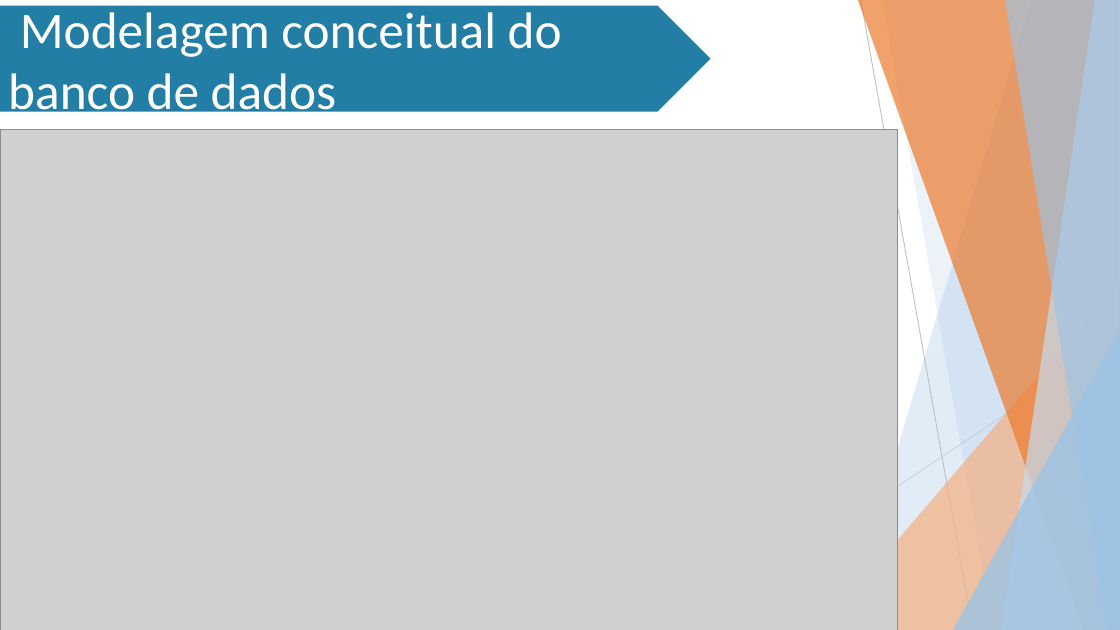
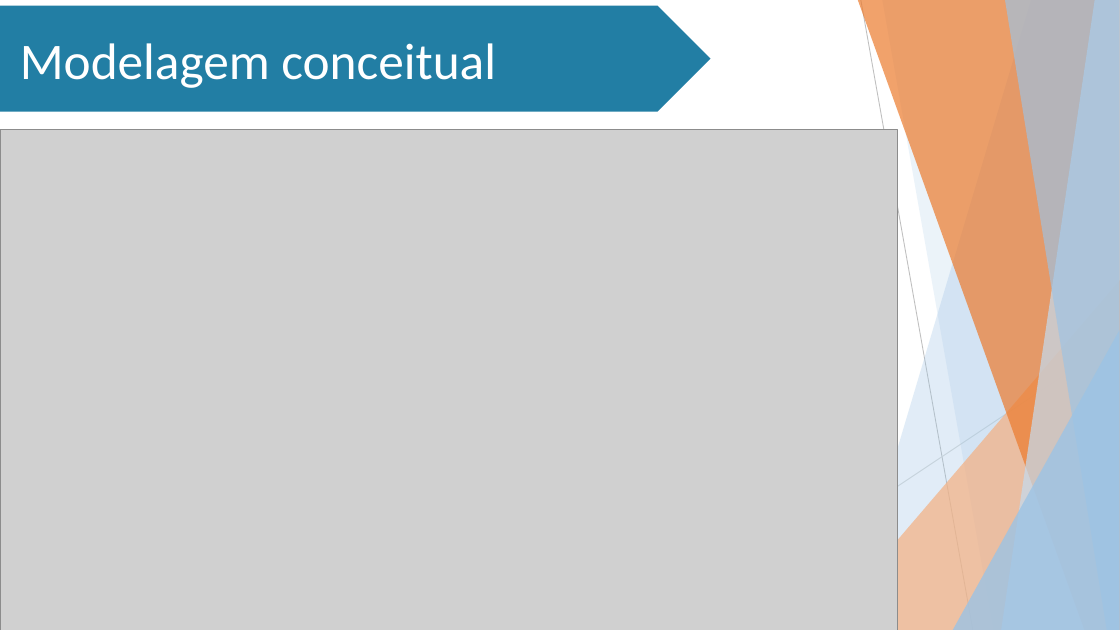
Before and after one commit to Stefany-hub/Projeto2.0, a slide deck: slide 15 of apresentação/MIT PPT (Projeto 2.0).pptx (slide 14 before the commit). Drawn at 1120x630 pixels with LibreOffice and Linux fonts; fonts in the diff are those of the drawing; grey boxes stand for pictures; background and template pictures are left out. Boxes give left, top, right and bottom in pixels: in the first picture for what was removed or moved away, otherwise in the second. Text is boxed around its words. In the diff, an @@ line names an element or a change of style, - is before the commit and + after.

Commit message:
att ppt

```diff
--- a/apresentação/MIT PPT (Projeto 2.0).pptx
+++ b/apresentação/MIT PPT (Projeto 2.0).pptx
@@ text in pentagon arrow at [20, 43, 496, 88]: text changed @@
-Modelagem conceitual do banco de dados
+Modelagem conceitual
```
Also in this commit, not shown: 2 other slides changed, 4 other files.
